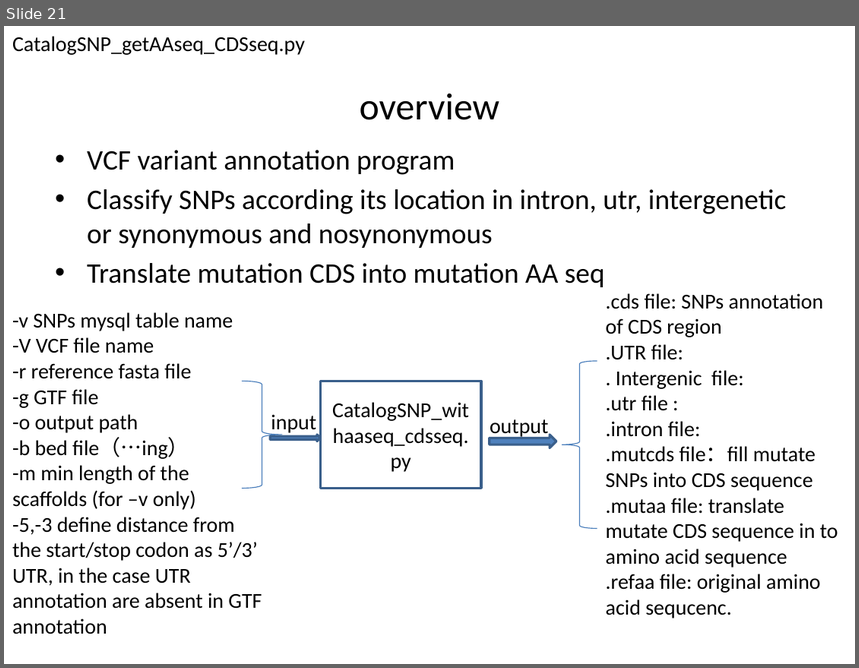
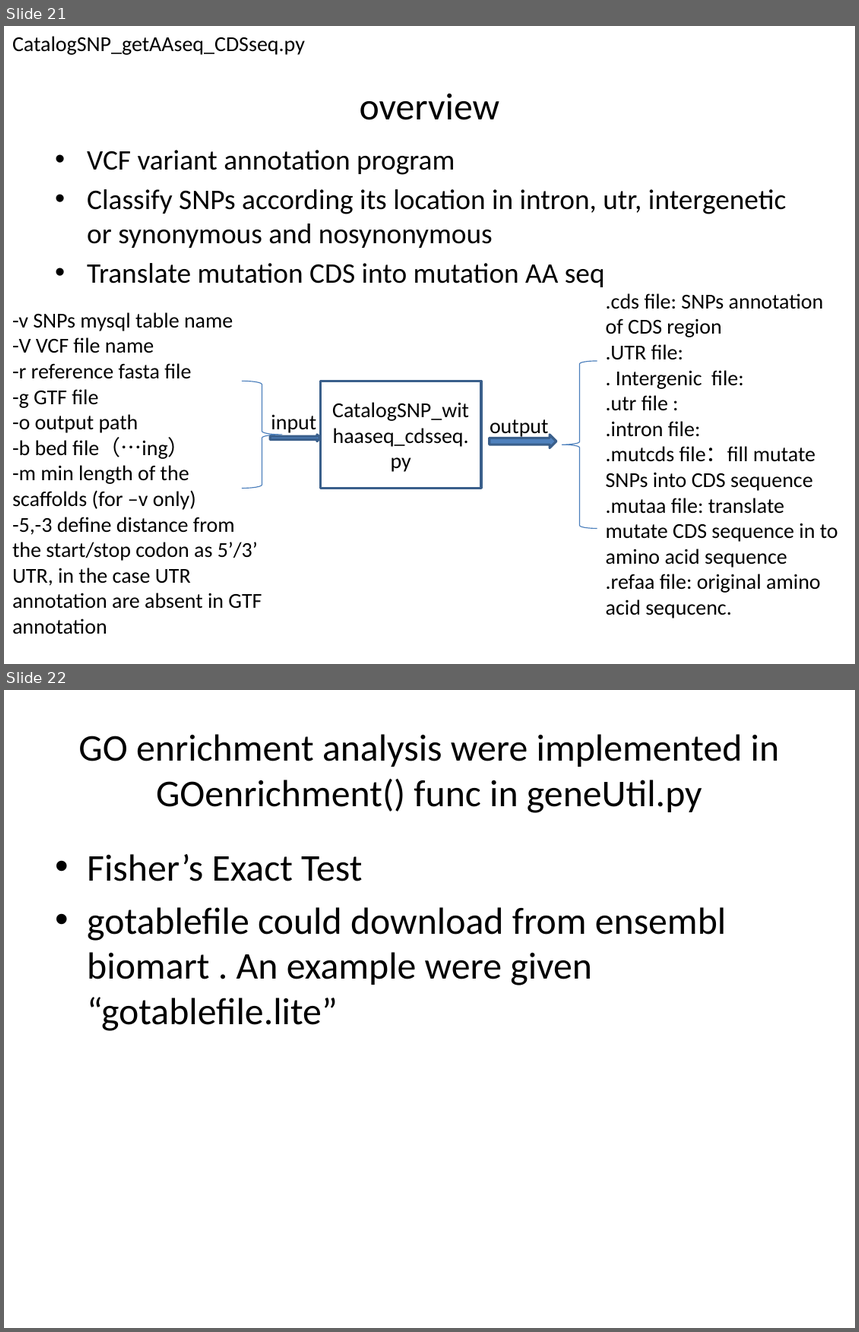
Before and after one commit to vitogump/lifelit, a slide deck: userGuide.pptx. Shown one above the other, each under a label of ours: slide 21 before the commit, slides 21 and 22 after it. The pictures are 859x668 and 859x1332 pixels, drawn with LibreOffice and Linux fonts; fonts in the diff are those of the drawing. Boxes give left, top, right and bottom in pixels: in the first picture for what was removed or moved away, otherwise in the second. Text is boxed around its words. In the diff, an @@ line names an element or a change of style, - is before the commit and + after.

```diff
--- a/userGuide.pptx
+++ b/userGuide.pptx
@@ slide 22 added at bbox=[4, 690, 855, 1328], background #FFFFFF @@
@@ title added at bbox=[78, 734, 780, 813], 32 pt, text #000000 @@
+GO enrichment analysis were implemented in GOenrichment() func in geneUtil.py
@@ text added at bbox=[87, 854, 726, 1031], 32 pt, text #000000 @@
+• Fisher’s Exact Test
+• gotablefile could download from ensembl biomart . An example were given “gotablefile.lite”
```
Also in this commit, not shown: 2 slides changed, 1 slide removed, 6 other files.
